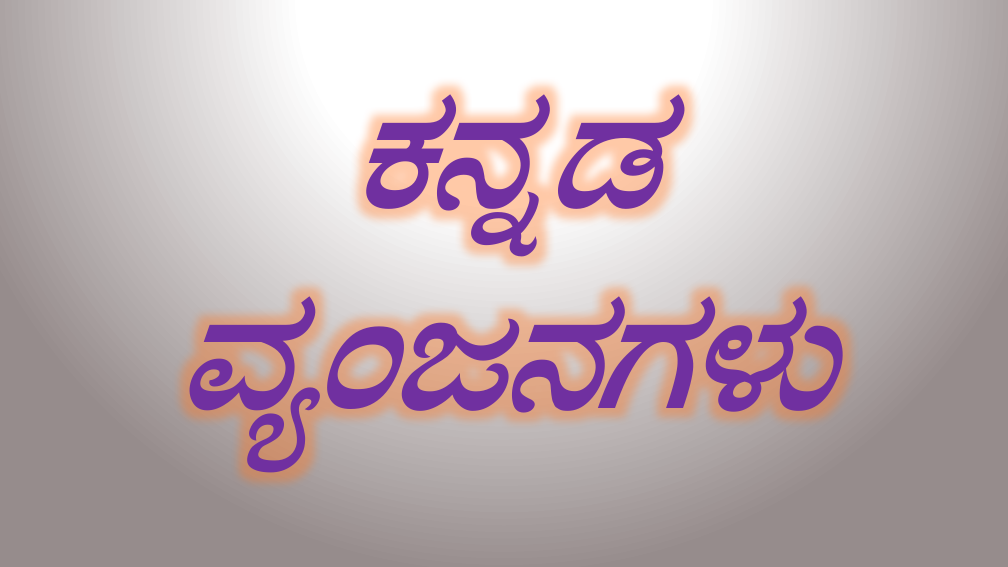
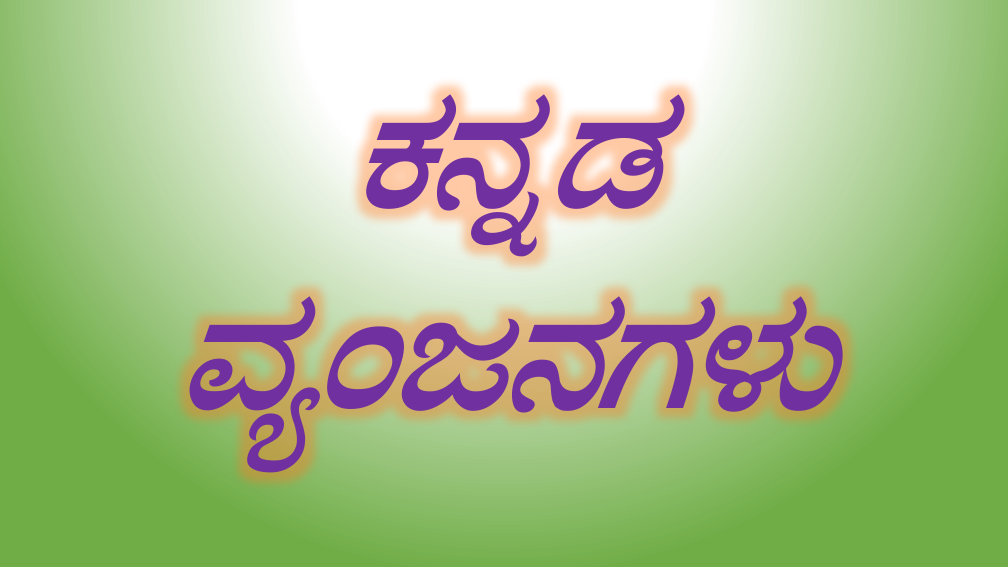
Before and after one commit to Zingade/xing-learn, a slide deck: slide 1 of frontend/src/assets/images/kan-alphabet/MyKannadaTemplate.pptx. Drawn at 1008x567 pixels with LibreOffice and Linux fonts; fonts in the diff are those of the drawing. Boxes give left, top, right and bottom in pixels: in the first picture for what was removed or moved away, otherwise in the second. Text is boxed around its words. In the diff, an @@ line names an element or a change of style, - is before the commit and + after.

```diff
--- a/frontend/src/assets/images/kan-alphabet/MyKannadaTemplate.pptx
+++ b/frontend/src/assets/images/kan-alphabet/MyKannadaTemplate.pptx
@@ background gradient #FFFFFF to #968C8C to gradient #FFFFFF to #70AD47 @@
@@ text "ಕನ್ನಡ" at bbox=[179, 67, 830, 454]: letter outline #000000 0.75 pt to #FFFFFF 0.75 pt @@
```
Also in this commit, not shown: 4 slides added, 12 other files.
